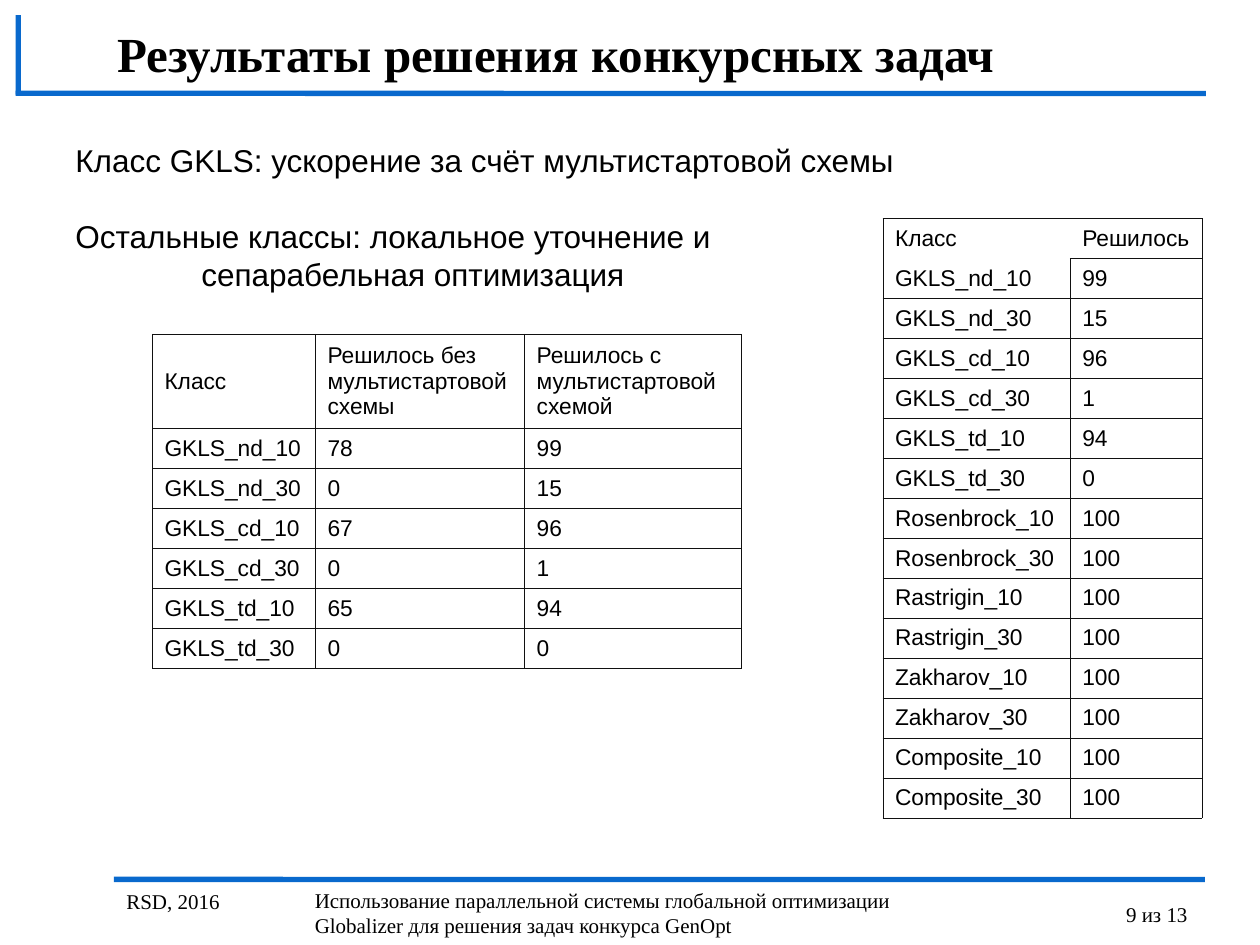
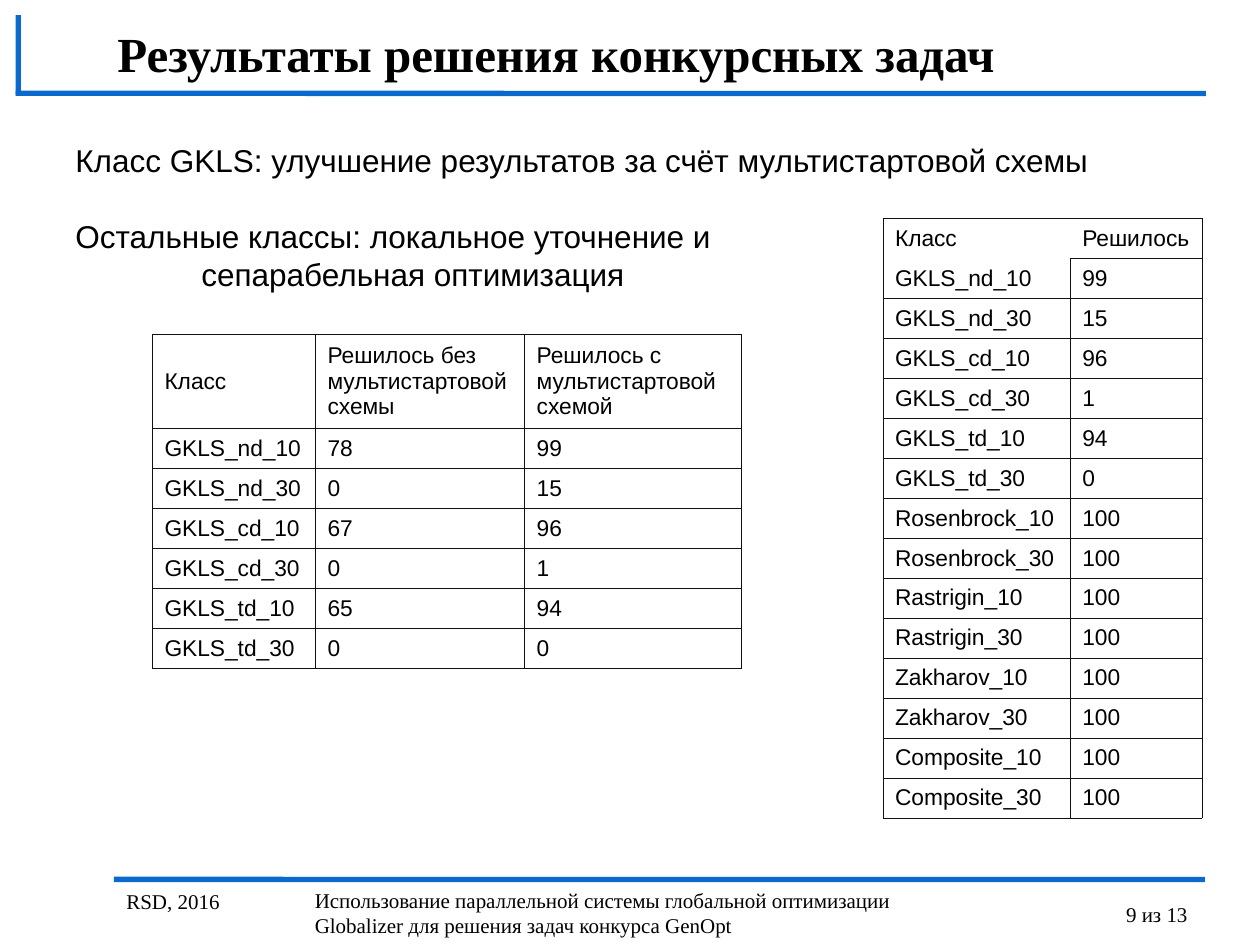
Before and after one commit to kabarkalov/GlobOptPapers, a slide deck: slide 9 of 2016/RSD/RSD_Sovrasov.odp. Drawn at 1260x945 pixels with LibreOffice and Linux fonts; fonts in the diff are those of the drawing; background and template pictures are left out. Boxes give left, top, right and bottom in pixels: in the first picture for what was removed or moved away, otherwise in the second. Text is boxed around its words. In the diff, an @@ line names an element or a change of style, - is before the commit and + after.

Commit message:
Fixes in RSD presentation

```diff
--- a/2016/RSD/RSD_Sovrasov.odp
+++ b/2016/RSD/RSD_Sovrasov.odp
@@ text at [75,148,1088,178]: text changed @@
-Класс GKLS: ускорение за счёт мультистартовой схемы
+Класс GKLS: улучшение результатов за счёт мультистартовой схемы
```
Also in this commit, not shown: 3 other slides changed, 1 other file.
